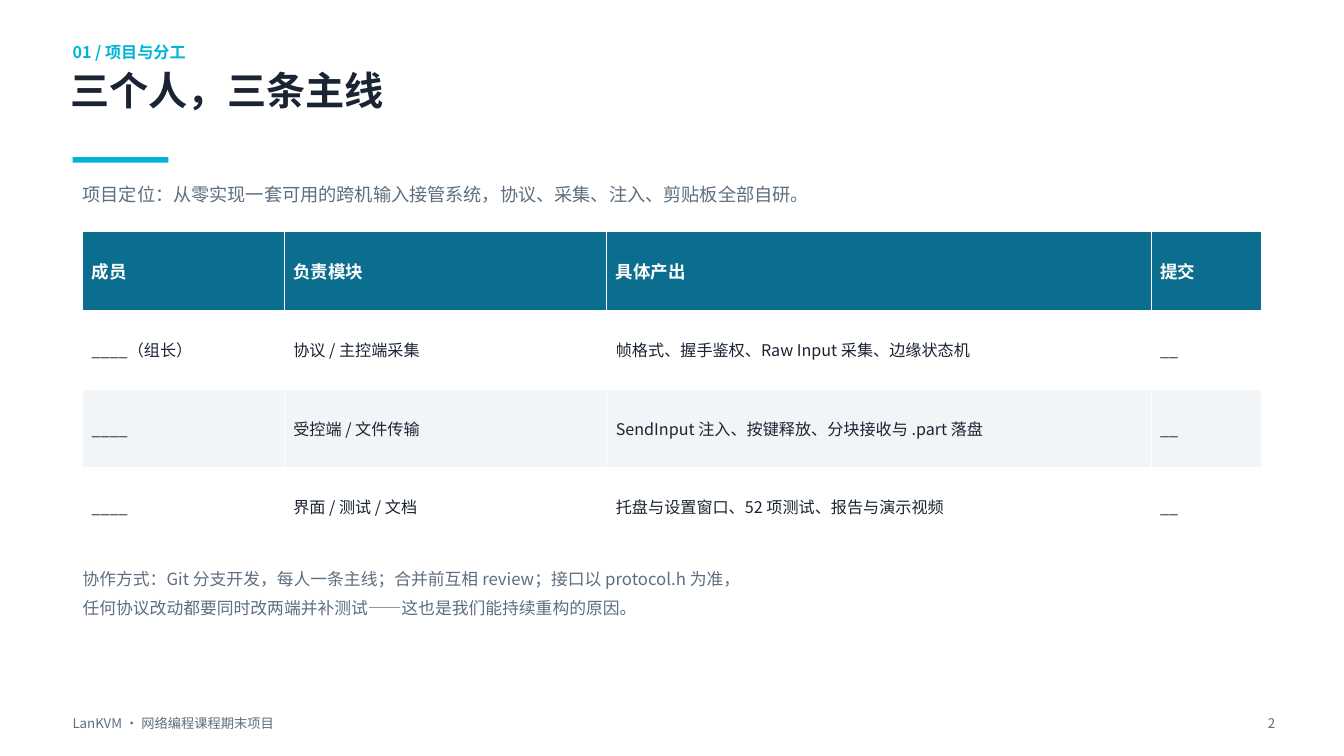
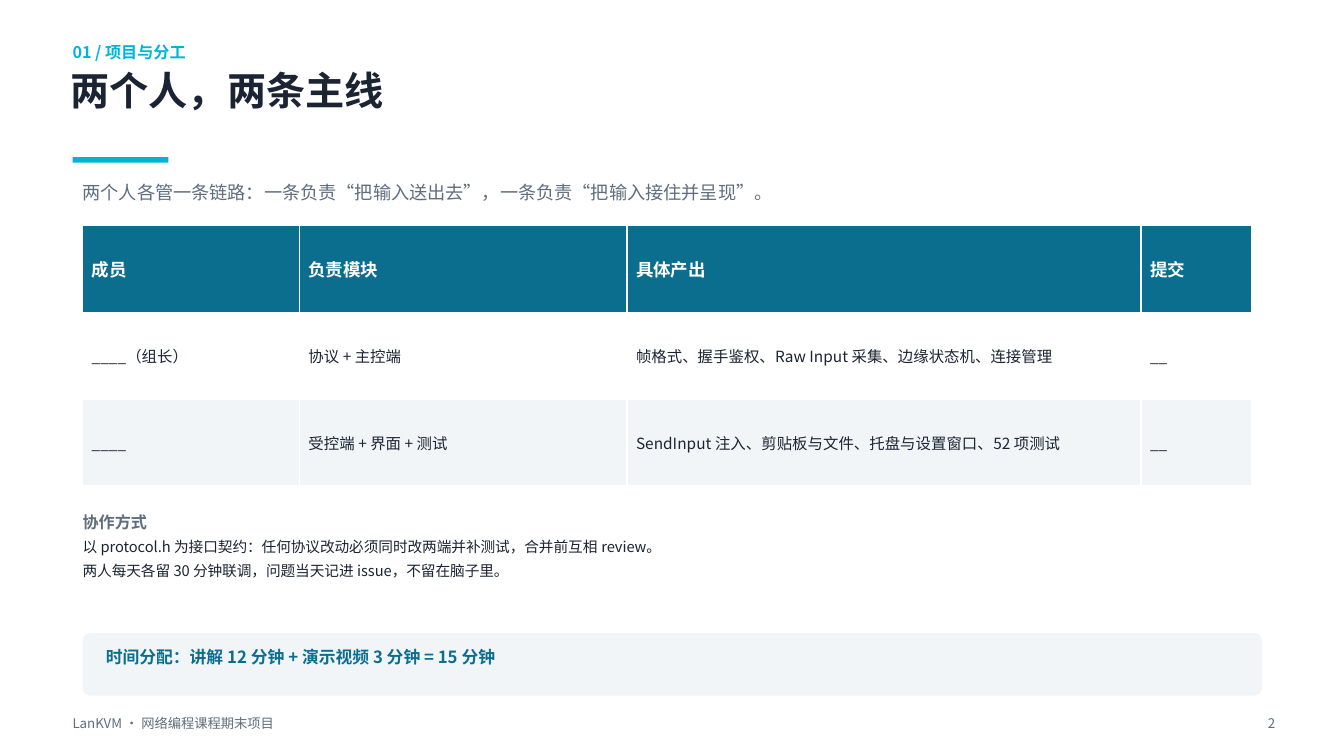
Before and after one commit to Heldegard/Final-Project-for-Network-Programming, a slide deck: slide 2 of LanKVM-期末答辩.pptx. Drawn at 1344x756 pixels with LibreOffice and Linux fonts; fonts in the diff are those of the drawing. Boxes give left, top, right and bottom in pixels: in the first picture for what was removed or moved away, otherwise in the second. Text is boxed around its words. In the diff, an @@ line names an element or a change of style, - is before the commit and + after.

```diff
--- a/LanKVM-期末答辩.pptx
+++ b/LanKVM-期末答辩.pptx
@@ text at bbox=[71, 71, 384, 110]: text changed @@
-三个人，三条主线
+两个人，两条主线
@@ text at bbox=[83, 183, 773, 201]: text changed @@
-项目定位：从零实现一套可用的跨机输入接管系统，协议、采集、注入、剪贴板全部自研。
+两个人各管一条链路：一条负责“把输入送出去”，一条负责“把输入接住并呈现”。
@@ table at bbox=[83, 226, 1252, 486] @@
-row 2: ____（组长） | 协议 / 主控端采集 | 帧格式、握手鉴权、Raw Input 采集、边缘状态机 | __
-row 3: ____ | 受控端 / 文件传输 | SendInput 注入、按键释放、分块接收与 .part 落盘 | __
-row 4: ____ | 界面 / 测试 / 文档 | 托盘与设置窗口、52 项测试、报告与演示视频 | __
+row 2: ____（组长） | 协议 + 主控端 | 帧格式、握手鉴权、Raw Input 采集、边缘状态机、连接管理 | __
+row 3: ____ | 受控端 + 界面 + 测试 | SendInput 注入、剪贴板与文件、托盘与设置窗口、52 项测试 | __
@@ table: place and size @@
-table at bbox=[83, 232, 1262, 546]
+table at bbox=[83, 226, 1252, 486]
@@ text at bbox=[83, 514, 661, 578]: text changed; size 12 to 10.5 pt; text colour #5E6E7E to #1B2433 @@
-协作方式：Git 分支开发，每人一条主线；合并前互相 review；接口以 protocol.h 为准，
-任何协议改动都要同时改两端并补测试——这也是我们能持续重构的原因。
+协作方式
+以 protocol.h 为接口契约：任何协议改动必须同时改两端并补测试，合并前互相 review。
+两人每天各留 30 分钟联调，问题当天记进 issue，不留在脑子里。
@@ rounded rectangle added at bbox=[83, 633, 1262, 696], fill #F1F5F8 @@
@@ text added at bbox=[106, 648, 496, 665], 12 pt, text #0B6E8F, bold @@
+时间分配：讲解 12 分钟 + 演示视频 3 分钟 = 15 分钟
```
Also in this commit, not shown: 6 other slides changed, 2 slides added, 1 slide removed, 8 other files.
